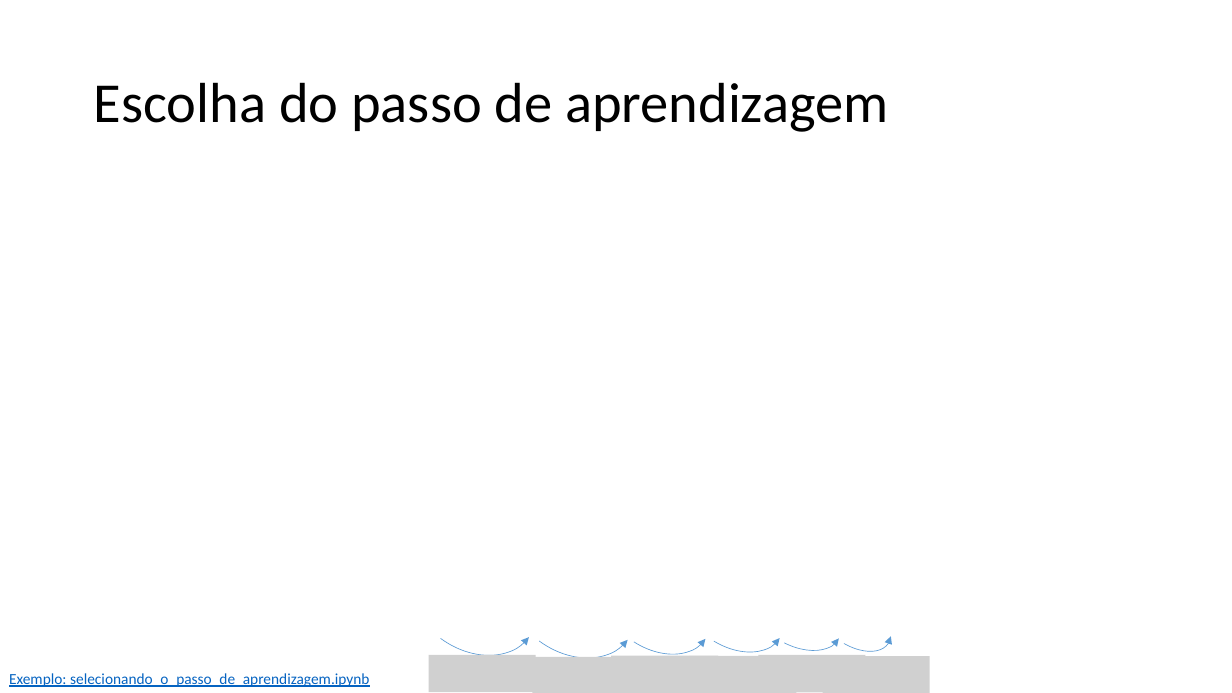
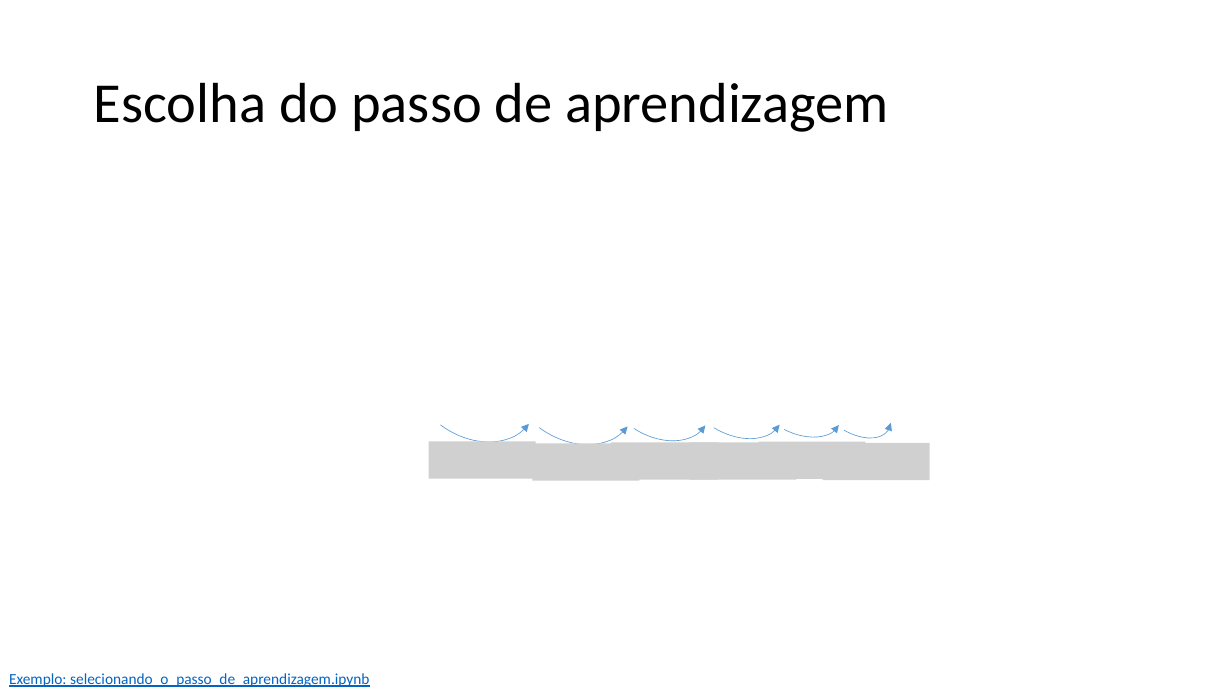
Before and after one commit to zz4fap/t319_aprendizado_de_maquina, a slide deck: slide 8 of slides/T319_Regressão_Linear (Parte III).pptx (slide 7 before the commit). Drawn at 1232x693 pixels with LibreOffice and Linux fonts; fonts in the diff are those of the drawing; grey boxes stand for pictures. Boxes give left, top, right and bottom in pixels: in the first picture for what was removed or moved away, otherwise in the second. Text is boxed around its words. In the diff, an @@ line names an element or a change of style, - is before the commit and + after.

```diff
--- a/slides/T319_Regressão_Linear (Parte III).pptx
+++ b/slides/T319_Regressão_Linear (Parte III).pptx
@@ 6 arc (boxed as its full ellipse)s: place and size @@
-6 arc (boxed as its full ellipse)s at <box>384,510,902,683</box>
+6 arc (boxed as its full ellipse)s at <box>384,297,902,469</box>
@@ picture added at <box>429,442,536,479</box> @@
@@ picture added at <box>532,444,640,481</box> @@
@@ picture added at <box>611,443,718,480</box> @@
@@ picture added at <box>689,443,797,480</box> @@
@@ picture added at <box>759,442,866,479</box> @@
@@ picture added at <box>823,443,930,480</box> @@
@@ picture removed at <box>429,655,536,692</box> @@
@@ picture removed at <box>532,657,640,693</box> @@
@@ picture removed at <box>611,656,718,693</box> @@
@@ picture removed at <box>689,656,797,693</box> @@
@@ picture removed at <box>759,655,866,692</box> @@
@@ picture removed at <box>823,656,930,693</box> @@
```
Also in this commit, not shown: 4 other slides changed, 1 slide added, 5 other files.
